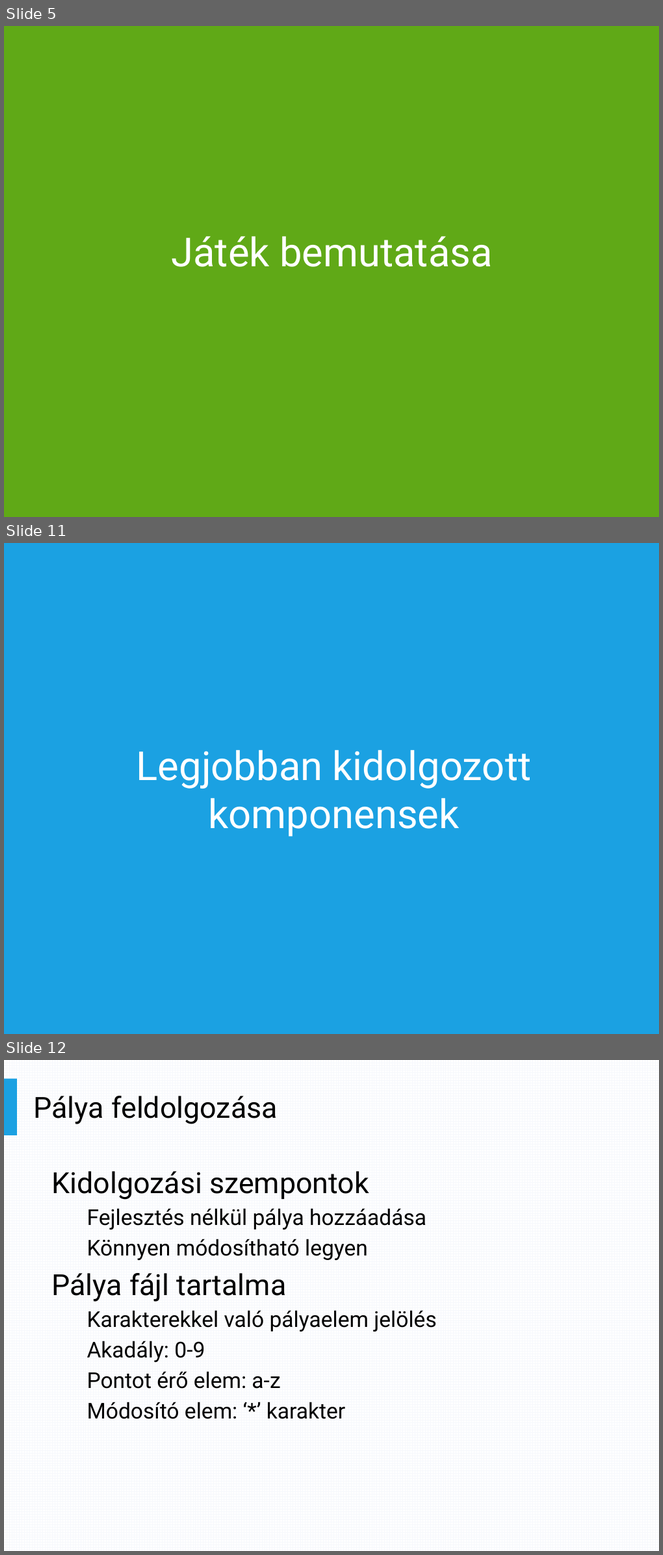
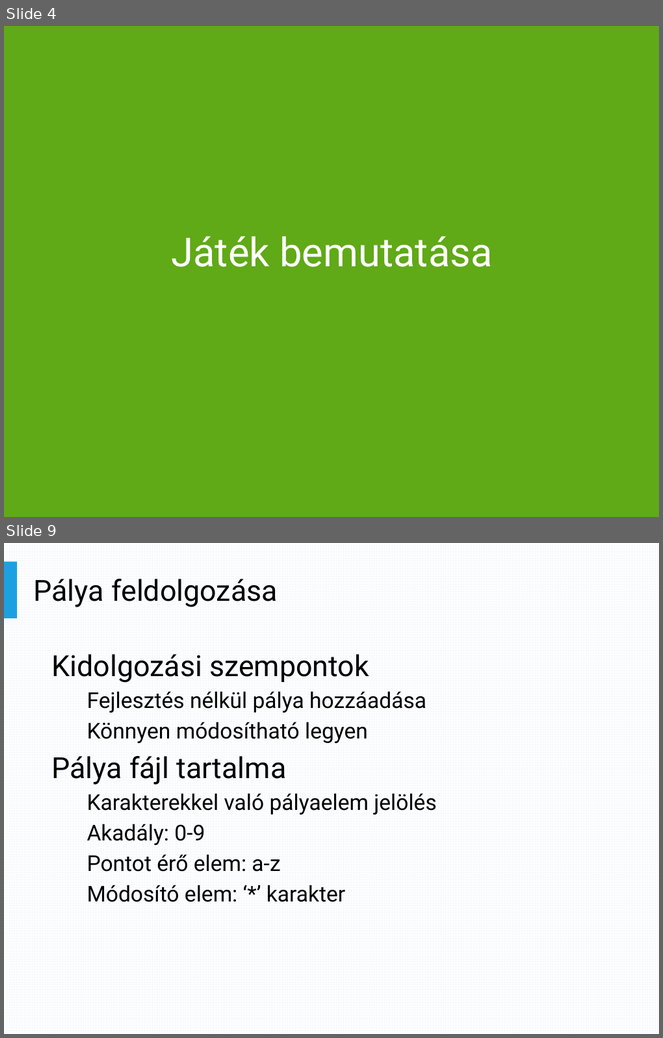
Before and after one commit to trnktms/ScarFly, a slide deck: ScarFly/Docs/Presentation.pptx. Shown one above the other, each under a label of ours: slides 5, 11 and 12 before the commit, slides 4 and 9 after it; the slides between them are not shown. The pictures are 663x1555 and 663x1038 pixels, drawn with LibreOffice and Linux fonts; fonts in the diff are those of the drawing. Boxes give left, top, right and bottom in pixels: in the first picture for what was removed or moved away, otherwise in the second. Text is boxed around its words. In the diff, an @@ line names an element or a change of style, - is before the commit and + after.

```diff
--- a/ScarFly/Docs/Presentation.pptx
+++ b/ScarFly/Docs/Presentation.pptx
@@ slide 11 removed at (x1=4, y1=543, x2=659, y2=1034), background #1BA1E2 @@
@@ title removed at (x1=137, y1=750, x2=532, y2=837) @@
-Legjobban kidolgozott komponensek
@@ what was slide 5 is now slide 4 @@
@@ what was slide 12 is now slide 9 @@
```
Also in this commit, not shown: 8 slides changed, 3 slides added, 2 other slides removed.
